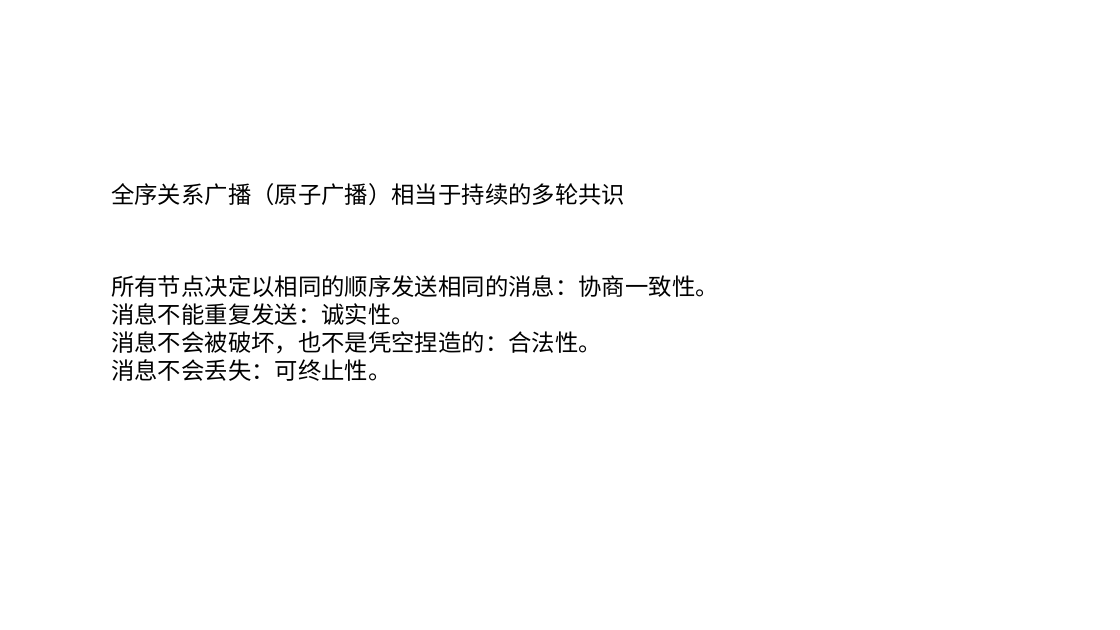
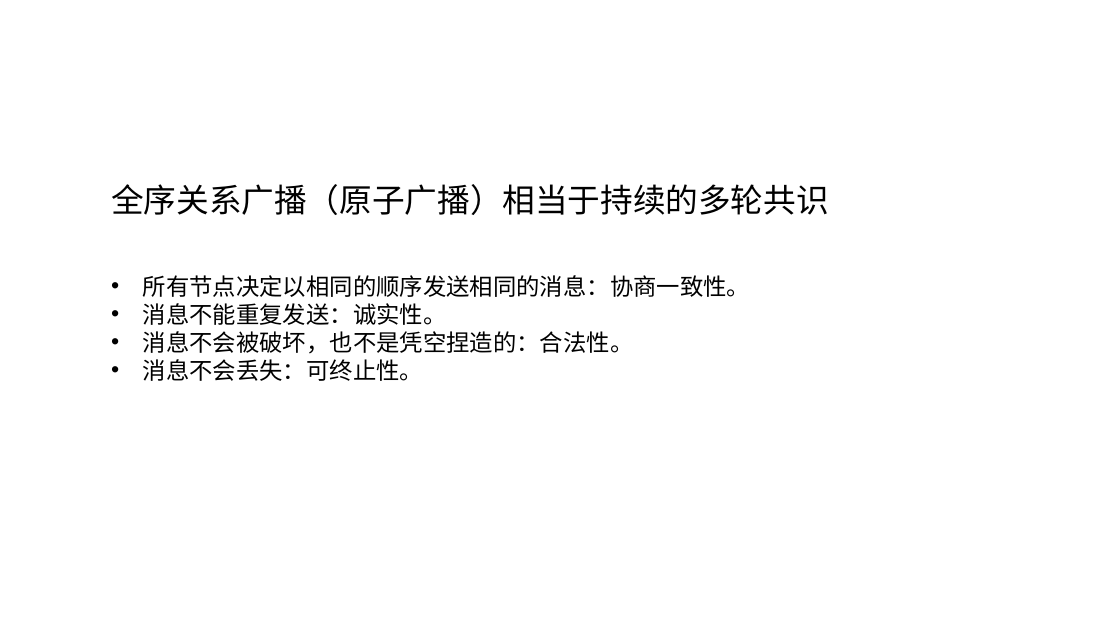
Before and after one commit to zozospider/note, a slide deck: slide 23 of data-system/ZooKeeper_share1_v5.pptx (slide 22 before the commit). Drawn at 1120x630 pixels with LibreOffice and Linux fonts; fonts in the diff are those of the drawing. Boxes give left, top, right and bottom in pixels: in the first picture for what was removed or moved away, otherwise in the second. Text is boxed around its words. In the diff, an @@ line names an element or a change of style, - is before the commit and + after.

```diff
--- a/data-system/ZooKeeper_share1_v5.pptx
+++ b/data-system/ZooKeeper_share1_v5.pptx
@@ text "全序关系广播（原子广播）相当于持续的多轮共识" at [111, 184, 829, 215]: size 20 to 28 pt @@
@@ text "所有节点决定以相同的顺序发送相同的消息：协商一致性。" at [143, 275, 751, 381]: bullet none to • @@
```
Also in this commit, not shown: 3 other slides changed, 4 slides added.
